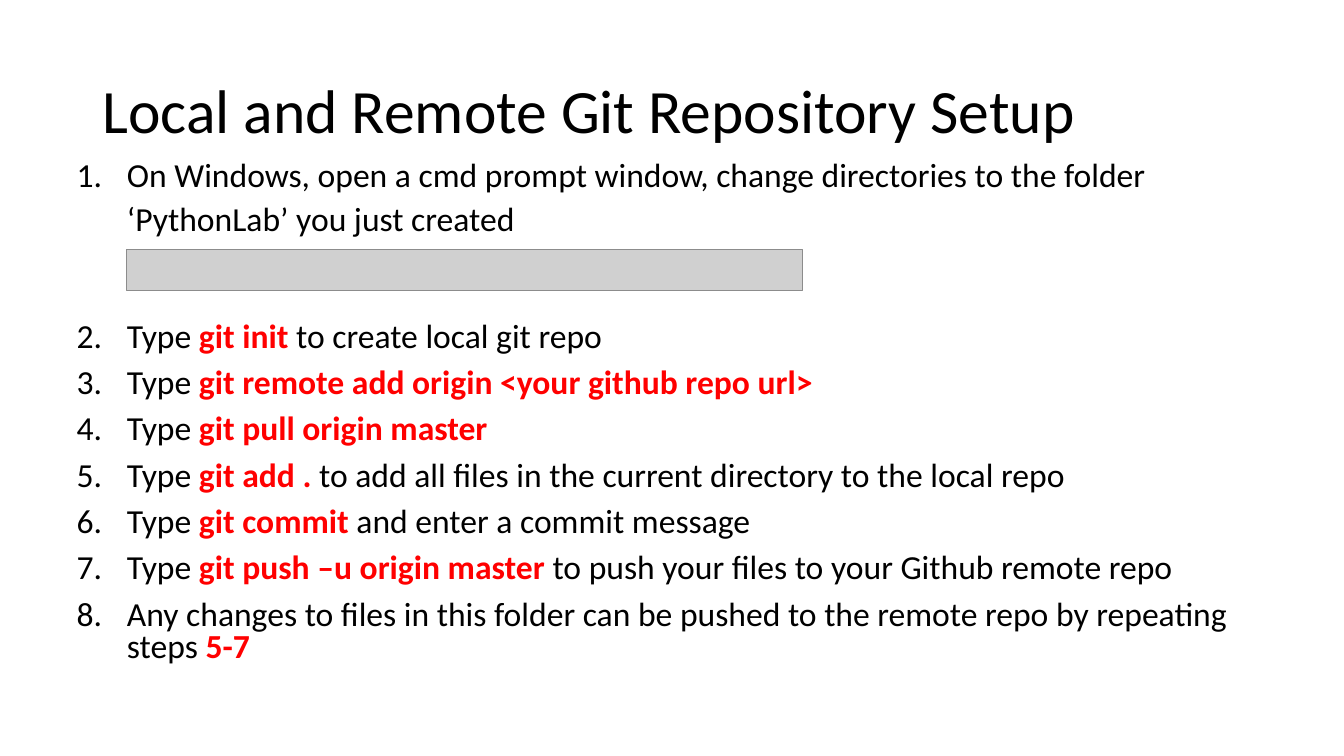
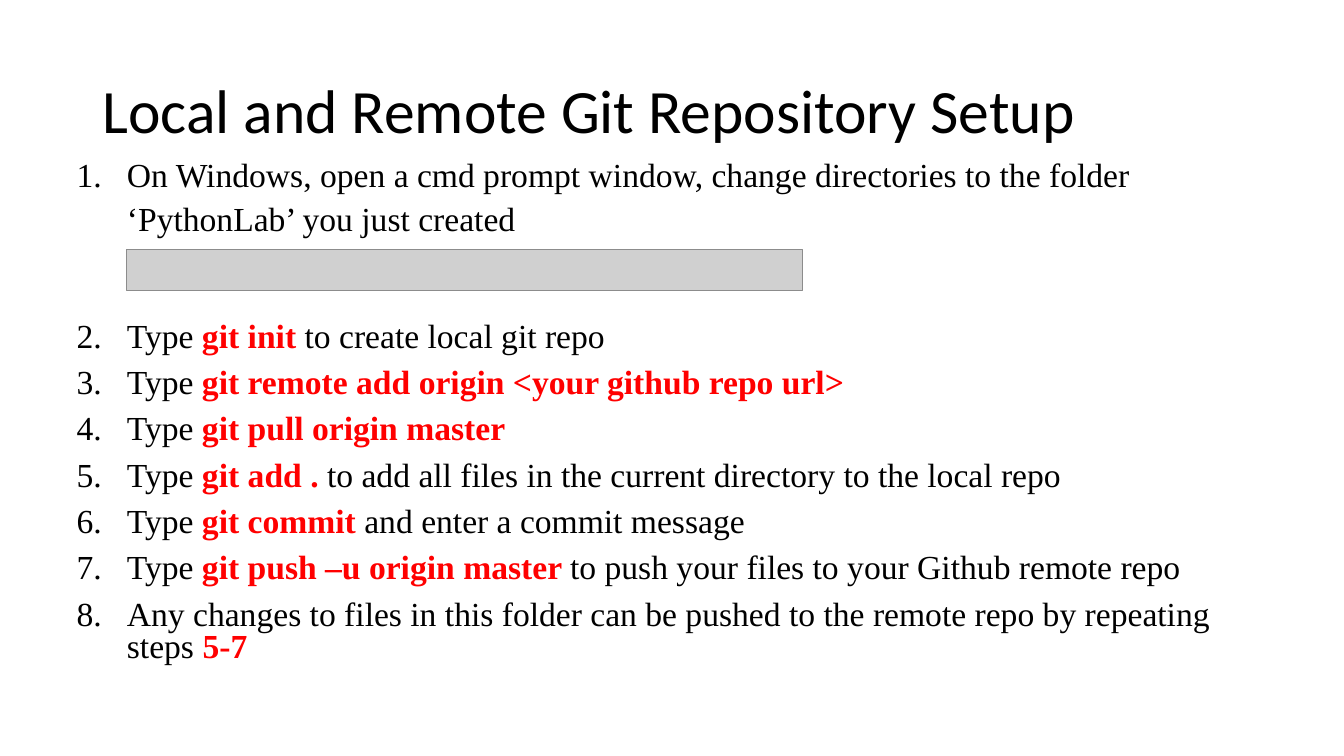
Before and after one commit to ndeshpa/Bootcamp, a slide deck: slide 2 of Lab/DataVisualization/PythonLabPlots.pptx. Drawn at 1344x756 pixels with LibreOffice and Linux fonts; fonts in the diff are those of the drawing; grey boxes stand for pictures. Boxes give left, top, right and bottom in pixels: in the first picture for what was removed or moved away, otherwise in the second. Text is boxed around its words. In the diff, an @@ line names an element or a change of style, - is before the commit and + after.

Commit message:
Formatting changes

```diff
--- a/Lab/DataVisualization/PythonLabPlots.pptx
+++ b/Lab/DataVisualization/PythonLabPlots.pptx
@@ text "On Windows, open a cmd ..." at box(127, 163, 1210, 664): font Calibri to Times New Roman @@
```
Also in this commit, not shown: 9 other slides changed.
